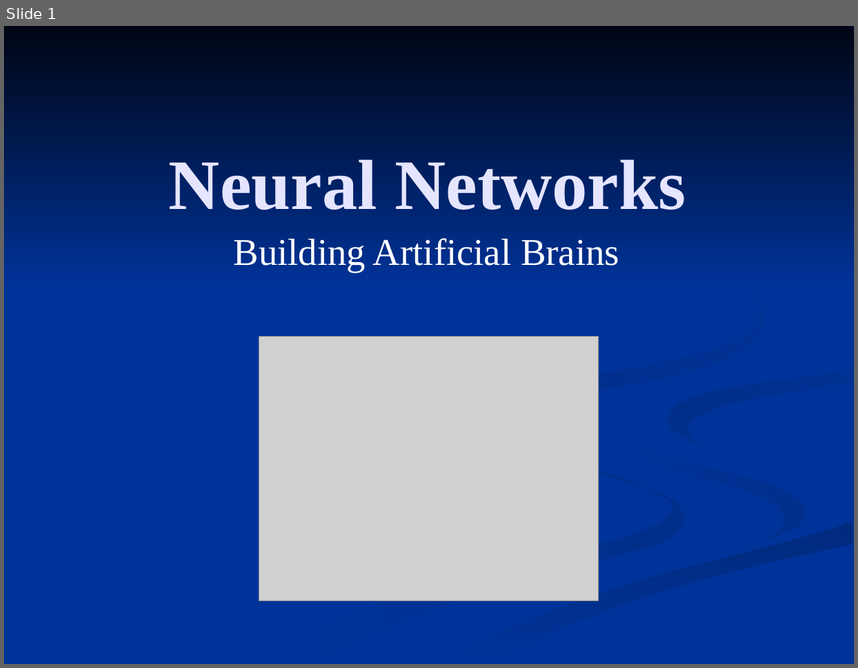
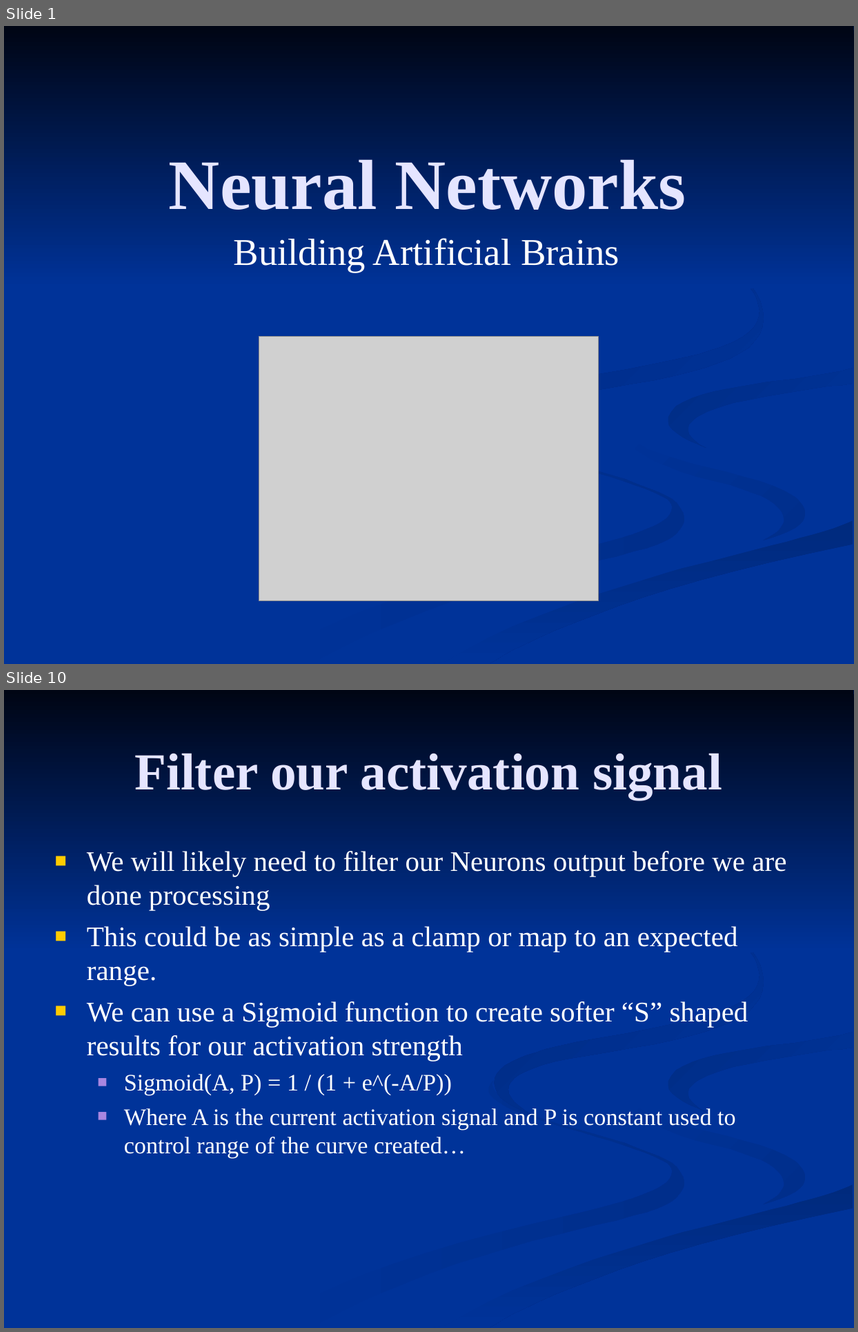
Before and after one commit to FleepyBeepy/Artificial-Intelligence, a slide deck: Lecture Slides/8.2 - Neural Networks.ppt. Shown one above the other, each under a label of ours: slide 1 before the commit, slides 1 and 10 after it; the slides between them are not shown. The pictures are 858x668 and 858x1332 pixels, drawn with LibreOffice and Linux fonts; fonts in the diff are those of the drawing; grey boxes stand for pictures. Boxes give left, top, right and bottom in pixels: in the first picture for what was removed or moved away, otherwise in the second. Text is boxed around its words. In the diff, an @@ line names an element or a change of style, - is before the commit and + after.

```diff
--- a/Lecture Slides/8.2 - Neural Networks.ppt
+++ b/Lecture Slides/8.2 - Neural Networks.ppt
@@ slide 10 added at bbox=[4, 690, 854, 1328], background #003399; not listed: 7 template elements that a slide beside it also shows @@
@@ title added at bbox=[134, 753, 722, 799], 44 pt, text #E5E5FF, bold @@
+Filter our activation signal
@@ text added at bbox=[87, 851, 786, 1158], 24 pt, text #FFFFFF @@
+■ We will likely need to filter our Neurons output before we are done processing
+■ This could be as simple as a clamp or map to an expected range.
+■ We can use a Sigmoid function to create softer “S” shaped results for our activation strength
+  ■ Sigmoid(A, P) = 1 / (1 + e^(-A/P))
+  ■ Where A is the current activation signal and P is constant used to control range of the curve created…
```
Also in this commit, not shown: 3 other slides changed, 12 other slides added, 2 slides removed, 1 other file.
